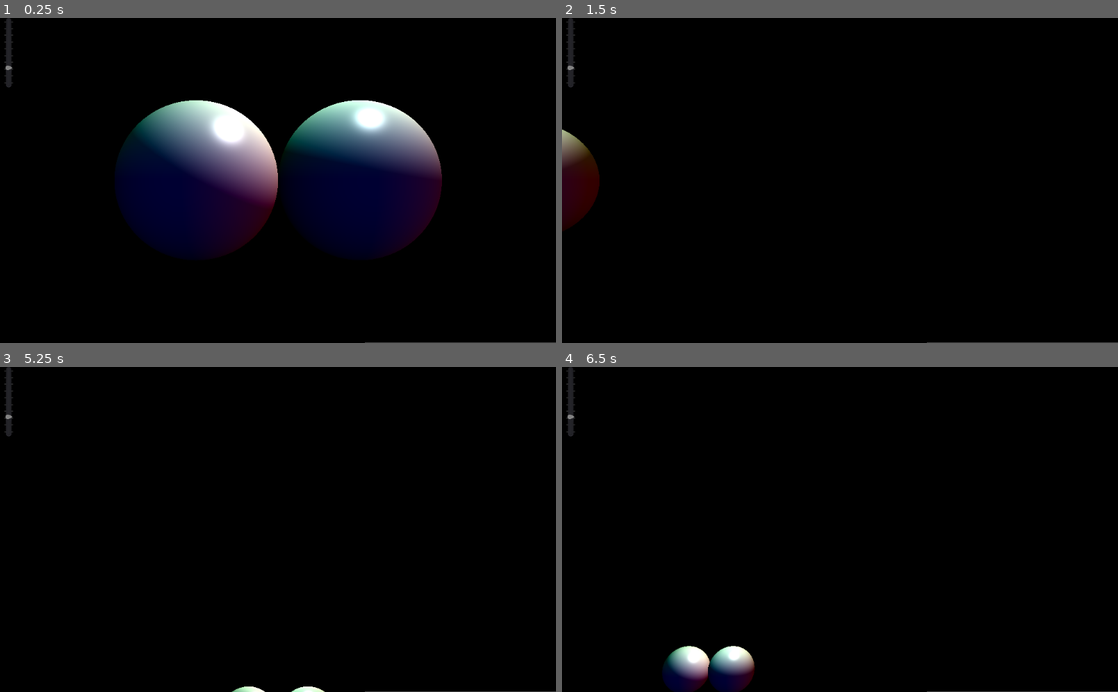
Above: before the commit, frames 1-4 (two rows, left to right).
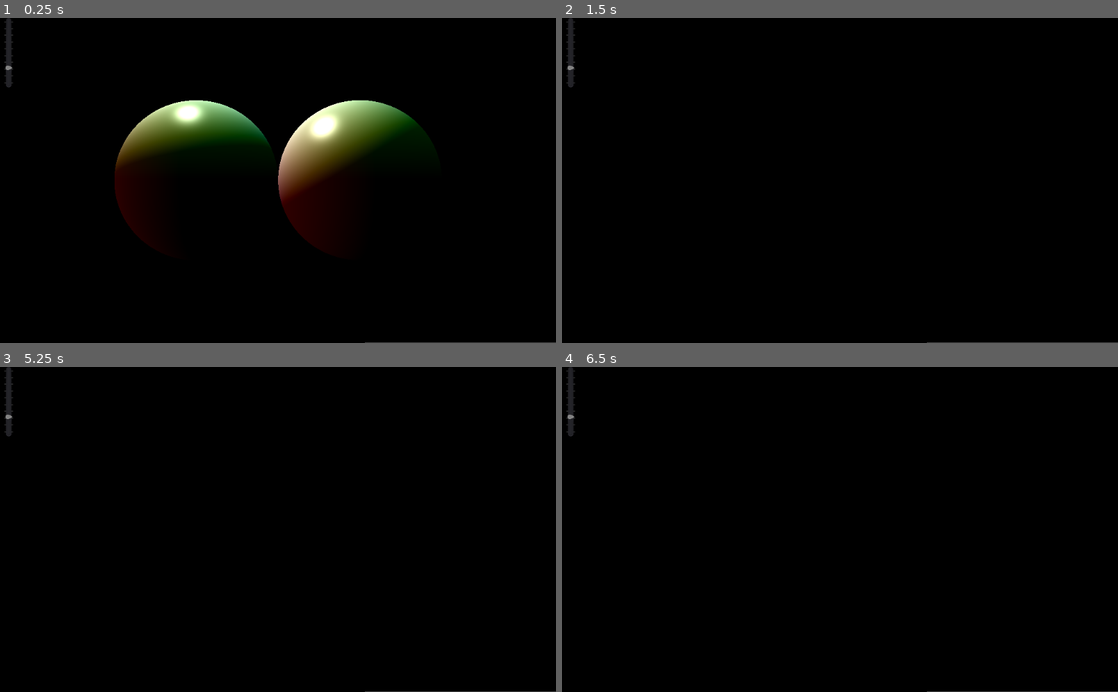
Above: after the commit, the same moments.

Repository: PLUkraine/raymarching-godot
Game: Godot game, scene res://RayMarching/RayMarching_main.tscn
Two runs of this game, one before a commit and one after it. Both use one fixed random seed, a clock stepped at 60 frames per second and the inputs below.
Inputs (mouse positions are in pixels of both pictures, inside the frame that each line leads up to):
- Up to frame 1 (0.25 s): no input
- Up to frame 2 (1.5 s): move the mouse to (962, 164) at 0.52 s; hold Right (ui_right) 0.53-1.28 s; hold S (camera_backward, bound only after the commit) 0.53-1.28 s; tap E (camera_down, bound only after the commit) at 0.8, 1.35 s; move the mouse to (728, 196) at 1.27 s; hold Down (ui_down) from 1.28 s (still down)
- Up to frame 3 (5.25 s): tap W (camera_forward, bound only after the commit) at 1.55 s; move the mouse to (333, 458) at 2.02 s; release Down (ui_down) at 2.03 s; hold Right (ui_right) 2.03-2.78 s; hold W (camera_forward, bound only after the commit) 2.03-2.78 s; tap A (camera_left, bound only after the commit) at 2.3, 2.85 s; tap Enter at 2.75, 4.25 s; move the mouse to (250, 594) at 2.77 s; hold Page Up (ui_page_up) 2.78-3.53 s; tap D (camera_right, bound only after the commit) at 3.05 s; tap Space at 3.5, 5 s; move the mouse to (444, 578) at 3.52 s; hold D (camera_right, bound only after the commit) 3.53-4.28 s; hold Left (ui_left) 3.53-5.03 s; tap Q (camera_up, bound only after the commit) at 3.8, 4.35 s; tap Escape (ui_cancel) at 4.15 s; move the mouse to (111, 480) at 4.27 s; tap S (camera_backward, bound only after the commit) at 4.55 s; move the mouse to (305, 529) at 5.02 s; hold Down (ui_down) from 5.03 s (still down); hold S (camera_backward, bound only after the commit) from 5.03 s (still down)
- Up to frame 4 (6.5 s): tap E (camera_down, bound only after the commit) at 5.3, 5.85 s; move the mouse to (756, 448) at 5.77 s; release Down (ui_down) at 5.78 s; release S (camera_backward, bound only after the commit) at 5.78 s; hold Right (ui_right) from 5.78 s (still down); tap W (camera_forward, bound only after the commit) at 6.05 s

The runs differ from the first frame. In frame 1, 22% of the frame differs, in the area x 20-80%, y 25-74%; in frame 2, 1.5%; in frame 3, 0.1%; in frame 4, 1.9%.

Commit message:
Add camera rotation. Break movement

Diff:
--- /dev/null
+++ b/RayMarching/CameraMovement.gd
@@ -0,0 +1,68 @@
+extends Node
+
+export(float) var MOUSE_SENSITIVITY = 0.05
+export(float) var MAX_VELOCITY = 7
+var velocity = Vector3()
+var mouseOffsets = Vector2()
+
+func compute_direction(pitchRad, yawRad):
+    return Vector3(
+        cos(pitchRad) * cos(yawRad),
+        sin(pitchRad),
+        cos(pitchRad) * sin(yawRad)
+    )
+
+func _ready():
+    # by default we want to lock the mouse cursor
+    Input.set_mouse_mode(Input.MOUSE_MODE_CAPTURED)
+
+func _input(event):
+    if event is InputEventMouseMotion and Input.get_mouse_mode() == Input.MOUSE_MODE_CAPTURED:
+        mouseOffsets += event.relative * MOUSE_SENSITIVITY
+        mouseOffsets.y = clamp(mouseOffsets.y, -89.0, 89.0)
+        var newDirection = compute_direction(
+            deg2rad(-mouseOffsets.y),
+            deg2rad(mouseOffsets.x)
+        )
+
+        var colorRect = get_parent()
+        colorRect.material.set_shader_param("front", newDirection)
+
+func process_input(delta):
+    # process movement
+    var deltaStep = MAX_VELOCITY * delta
+    if Input.is_action_pressed("camera_left"):
+        velocity.x = -deltaStep
+    elif Input.is_action_pressed("camera_right"):
+        velocity.x = deltaStep
+    else:
+        velocity.x = 0
+
+    if Input.is_action_pressed("camera_forward"):
+        velocity.z = deltaStep
+    elif Input.is_action_pressed("camera_backward"):
+        velocity.z = -deltaStep
+    else:
+        velocity.z = 0
+
+    if Input.is_action_pressed("camera_up"):
+        velocity.y = deltaStep
+    elif Input.is_action_pressed("camera_down"):
+        velocity.y = -deltaStep
+    else:
+        velocity.y = 0
+
+    # lock/unlock mouse cursor
+    if Input.is_action_just_pressed("ui_cancel"):
+        if Input.get_mouse_mode() == Input.MOUSE_MODE_CAPTURED:
+            Input.set_mouse_mode(Input.MOUSE_MODE_VISIBLE)
+        else:
+            Input.set_mouse_mode(Input.MOUSE_MODE_CAPTURED)
+
+
+func _physics_process(delta):
+    process_input(delta)
+    var colorRect = get_parent()
+    var pos = colorRect.material.get_shader_param("cameraPos")
+    pos += velocity * delta
+    colorRect.material.set_shader_param("cameraPos", pos)
--- a/RayMarching/CameraScript.gd
+++ /dev/null
@@ -1,36 +0,0 @@
-extends Node
-
-export(float) var MAX_VELOCITY = 7
-var velocity = Vector3()
-
-
-func process_input(delta):
-    var deltaStep = MAX_VELOCITY * delta
-    if Input.is_action_pressed("ui_left"):
-        velocity.x = -deltaStep
-    elif Input.is_action_pressed("ui_right"):
-        velocity.x = deltaStep
-    else:
-        velocity.x = 0
-
-    if Input.is_action_pressed("ui_down"):
-        velocity.z = deltaStep
-    elif Input.is_action_pressed("ui_up"):
-        velocity.z = -deltaStep
-    else:
-        velocity.z = 0
-
-    if Input.is_action_pressed("ui_page_up"):
-        velocity.y = deltaStep
-    elif Input.is_action_pressed("ui_page_down"):
-        velocity.y = -deltaStep
-    else:
-        velocity.y = 0
-
-
-func _physics_process(delta):
-    process_input(delta)
-    var colorRect = get_parent()
-    var pos = colorRect.material.get_shader_param("cameraPos")
-    pos += velocity * delta
-    colorRect.material.set_shader_param("cameraPos", pos)
--- a/RayMarching/RayMarching_main.tscn
+++ b/RayMarching/RayMarching_main.tscn
@@ -1,7 +1,7 @@
 [gd_scene load_steps=6 format=2]
 
 [ext_resource path="res://RayMarching/ColorRect.gd" type="Script" id=1]
-[ext_resource path="res://RayMarching/CameraScript.gd" type="Script" id=2]
+[ext_resource path="res://RayMarching/CameraMovement.gd" type="Script" id=2]
 [ext_resource path="res://RayMarching/FovSlider.gd" type="Script" id=3]
 
 [sub_resource type="Shader" id=1]
@@ -19,8 +19,8 @@
 uniform vec3 lightPos = vec3(0.0, 5.0, 0.0);
 
 uniform float fov = 45.0;
-uniform vec3 cameraPos = vec3(0.0, 0.0, 5.0);
-uniform vec3 front = vec3(0.0, 0.0, -1.0);
+uniform vec3 cameraPos = vec3(0.0, 0.0, -5.0);
+uniform vec3 front = vec3(0.0, 0.0, 1.0);
 uniform vec3 up = vec3(0.0, 1.0, 0.0);
 
 float sdPlane( vec3 p, vec4 n )
@@ -134,8 +134,8 @@
 shader_param/specularExponent = 64.0
 shader_param/lightPos = Vector3( 0, 5, 0 )
 shader_param/fov = 45.0
-shader_param/cameraPos = Vector3( 0, 0, 5 )
-shader_param/front = Vector3( 0, 0, -1 )
+shader_param/cameraPos = Vector3( 0, 0, -5 )
+shader_param/front = Vector3( 0, 0, 1 )
 shader_param/up = Vector3( 0, 1, 0 )
 
 [node name="Node" type="Node"]
@@ -151,7 +151,7 @@
 anchor_bottom = 1.0
 script = ExtResource( 1 )
 
-[node name="CameraScript" type="Node" parent="Control/ColorRect"]
+[node name="CameraMovemnet" type="Node" parent="Control/ColorRect"]
 script = ExtResource( 2 )
 MAX_VELOCITY = 500.0
 
--- a/project.godot
+++ b/project.godot
@@ -19,6 +19,45 @@
 run/main_scene="res://RayMarching/RayMarching_main.tscn"
 config/icon="res://icon.png"
 
+[input]
+
+camera_forward={
+"deadzone": 0.5,
+"events": [ Object(InputEventKey,"resource_local_to_scene":false,"resource_name":"","device":0,"alt":false,"shift":false,"control":false,"meta":false,"command":false,"pressed":false,"scancode":87,"unicode":0,"echo":false,"script":null)
+, Object(InputEventJoypadMotion,"resource_local_to_scene":false,"resource_name":"","device":0,"axis":1,"axis_value":-1.0,"script":null)
+ ]
+}
+camera_backward={
+"deadzone": 0.5,
+"events": [ Object(InputEventKey,"resource_local_to_scene":false,"resource_name":"","device":0,"alt":false,"shift":false,"control":false,"meta":false,"command":false,"pressed":false,"scancode":83,"unicode":0,"echo":false,"script":null)
+, Object(InputEventJoypadMotion,"resource_local_to_scene":false,"resource_name":"","device":0,"axis":1,"axis_value":1.0,"script":null)
+ ]
+}
+camera_left={
+"deadzone": 0.5,
+"events": [ Object(InputEventKey,"resource_local_to_scene":false,"resource_name":"","device":0,"alt":false,"shift":false,"control":false,"meta":false,"command":false,"pressed":false,"scancode":65,"unicode":0,"echo":false,"script":null)
+, Object(InputEventJoypadMotion,"resource_local_to_scene":false,"resource_name":"","device":0,"axis":0,"axis_value":-1.0,"script":null)
+ ]
+}
+camera_right={
+"deadzone": 0.5,
+"events": [ Object(InputEventKey,"resource_local_to_scene":false,"resource_name":"","device":0,"alt":false,"shift":false,"control":false,"meta":false,"command":false,"pressed":false,"scancode":68,"unicode":0,"echo":false,"script":null)
+, Object(InputEventJoypadMotion,"resource_local_to_scene":false,"resource_name":"","device":0,"axis":0,"axis_value":1.0,"script":null)
+ ]
+}
+camera_up={
+"deadzone": 0.5,
+"events": [ Object(InputEventKey,"resource_local_to_scene":false,"resource_name":"","device":0,"alt":false,"shift":false,"control":false,"meta":false,"command":false,"pressed":false,"scancode":81,"unicode":0,"echo":false,"script":null)
+, Object(InputEventJoypadButton,"resource_local_to_scene":false,"resource_name":"","device":0,"button_index":5,"pressure":0.0,"pressed":false,"script":null)
+ ]
+}
+camera_down={
+"deadzone": 0.5,
+"events": [ Object(InputEventKey,"resource_local_to_scene":false,"resource_name":"","device":0,"alt":false,"shift":false,"control":false,"meta":false,"command":false,"pressed":false,"scancode":69,"unicode":0,"echo":false,"script":null)
+, Object(InputEventJoypadButton,"resource_local_to_scene":false,"resource_name":"","device":0,"button_index":4,"pressure":0.0,"pressed":false,"script":null)
+ ]
+}
+
 [rendering]
 
 environment/default_environment="res://default_env.tres"
